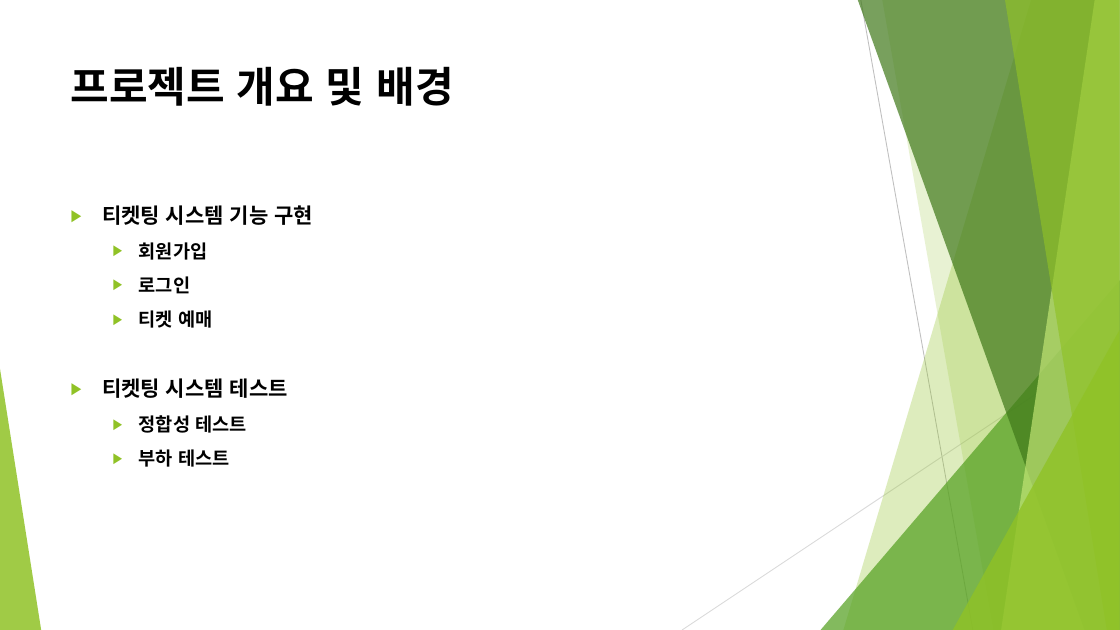
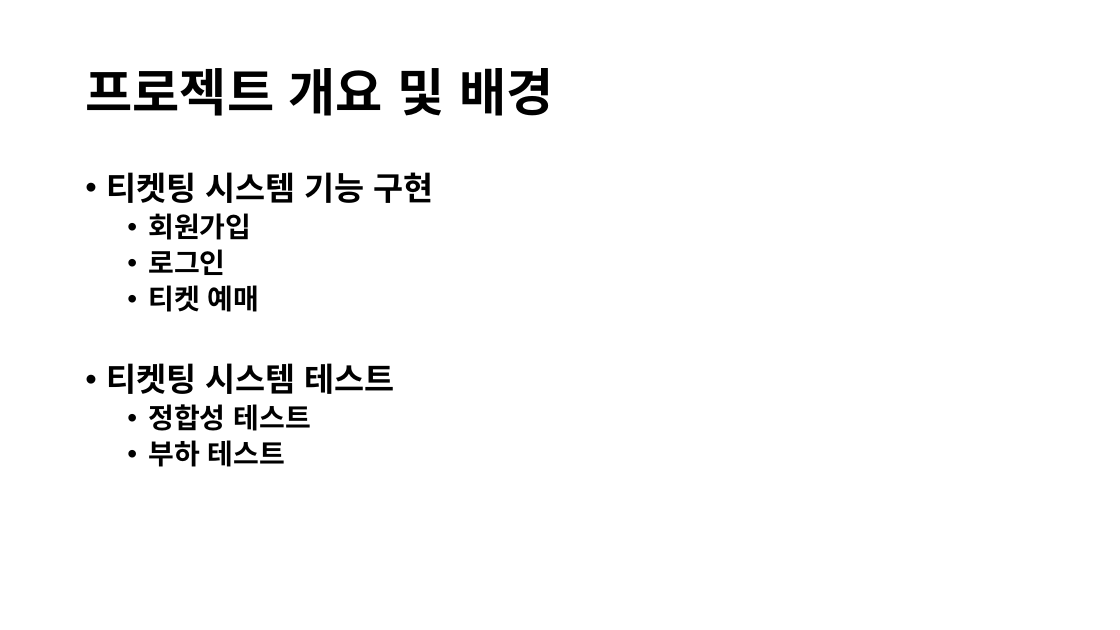
Before and after one commit to kcmantop/sample7, a slide deck: slide 2 of springboot/ticketing/티켓팅 부하 테스트.pptx. Drawn at 1120x630 pixels with LibreOffice and Linux fonts; fonts in the diff are those of the drawing. Boxes give left, top, right and bottom in pixels: in the first picture for what was removed or moved away, otherwise in the second. Text is boxed around its words. In the diff, an @@ line names an element or a change of style, - is before the commit and + after.

```diff
--- a/springboot/ticketing/티켓팅 부하 테스트.pptx
+++ b/springboot/ticketing/티켓팅 부하 테스트.pptx
@@ title "프로젝트 개요 및 배경": place and size @@
-title "프로젝트 개요 및 배경" at box(71, 66, 453, 106)
+title "프로젝트 개요 및 배경" at box(85, 68, 553, 116)
@@ title "프로젝트 개요 및 배경" at box(85, 68, 553, 116): size 36 to 44 pt, font Cabin to Noto Sans CJK KR; line spacing 1 to 0.9; vertical alignment top to middle @@
@@ text "티켓팅 시스템 기능 구현": place and size @@
-text "티켓팅 시스템 기능 구현" at box(102, 205, 313, 467)
+text "티켓팅 시스템 기능 구현" at box(106, 172, 434, 467)
@@ text "티켓팅 시스템 기능 구현" at box(106, 172, 434, 467): size 18 to 28 pt in "티켓팅 시스템 기능 구현", "티켓팅 시스템 테스트"; font Cabin to Noto Sans CJK KR; size 16 to 24 pt in "회원가입", "로그인", "티켓 예매", "정합성 테스트" and 1 more places; bullet ▶ to •; line spacing 1 to 0.9; less space between paragraphs @@
@@ group removed at box(0, 0, 1120, 630): 5 freeform shapes, 3 triangles, 2 lines @@
```
Also in this commit, not shown: 8 other slides changed.
